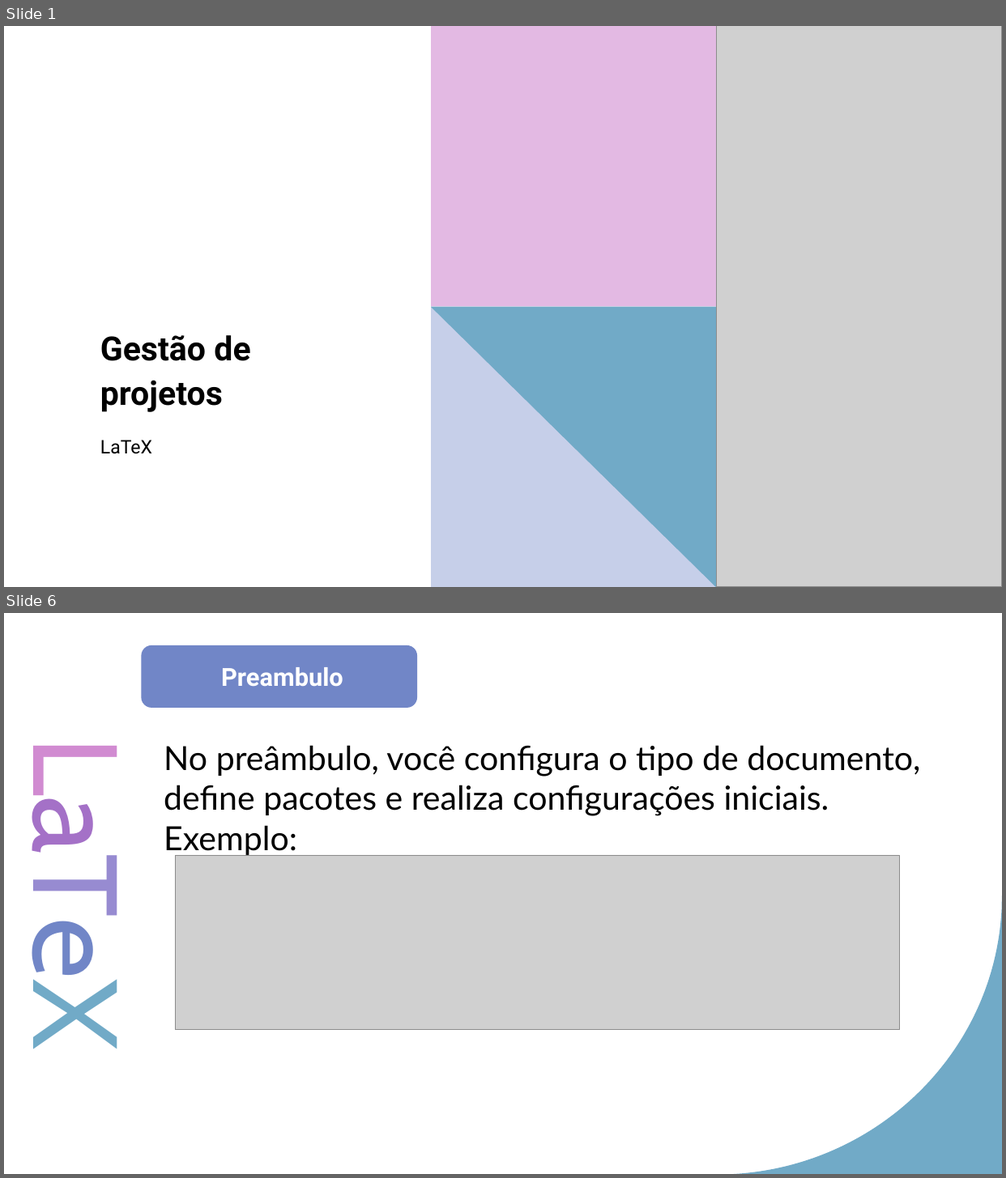
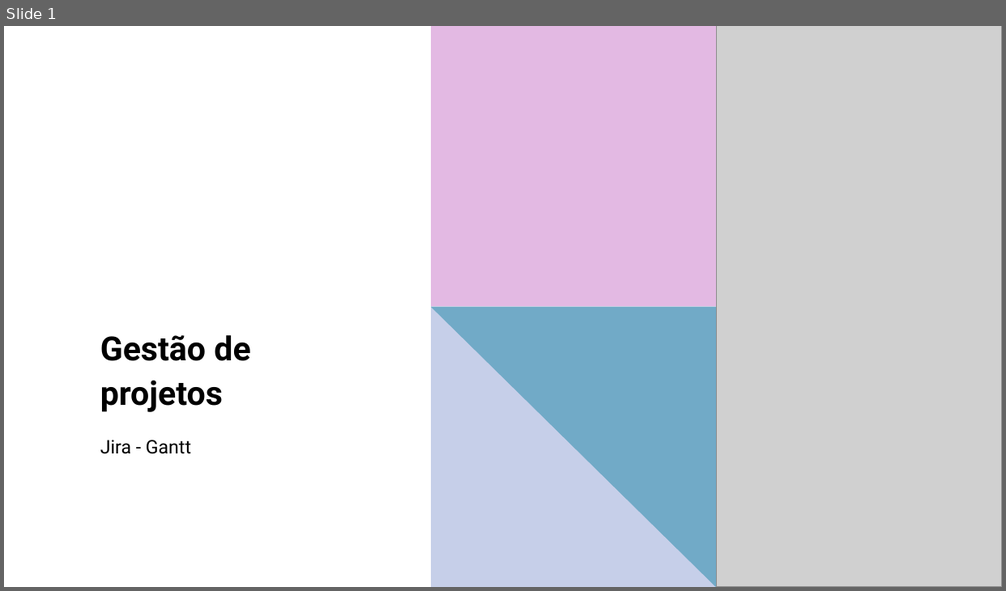
Before and after one commit to LeonardoRaiz/FATEC, a slide deck: Gestao de Projetos/PPT/Aula 04/Aula 04.pptx. Shown one above the other, each under a label of ours: slides 1 and 6 before the commit, slide 1 after it; the slides between them are not shown. The pictures are 1006x1178 and 1006x591 pixels, drawn with LibreOffice and Linux fonts; fonts in the diff are those of the drawing; grey boxes stand for pictures. Boxes give left, top, right and bottom in pixels: in the first picture for what was removed or moved away, otherwise in the second. Text is boxed around its words. In the diff, an @@ line names an element or a change of style, - is before the commit and + after.

```diff
--- a/Gestao de Projetos/PPT/Aula 04/Aula 04.pptx
+++ b/Gestao de Projetos/PPT/Aula 04/Aula 04.pptx
@@ slide 6 removed at bbox=[4, 613, 1002, 1174], background #FFFFFF; not listed: 1 template element that a slide beside it also shows @@
@@ rounded rectangle removed at bbox=[141, 645, 417, 707] @@
-Preambulo
@@ text removed at bbox=[164, 745, 920, 816] @@
-No preâmbulo, você configura o tipo de documento, define pacotes e realiza configurações iniciais. Exemplo:
@@ text removed at bbox=[4, 768, 148, 1041] @@
-LaTeX
@@ picture removed at bbox=[176, 855, 899, 1031] @@
@@ slide 1 changed as well @@
@@ subtitle at bbox=[100, 440, 191, 454]: text changed @@
-LaTeX
+Jira - Gantt
```
Also in this commit, not shown: 13 other slides removed.
